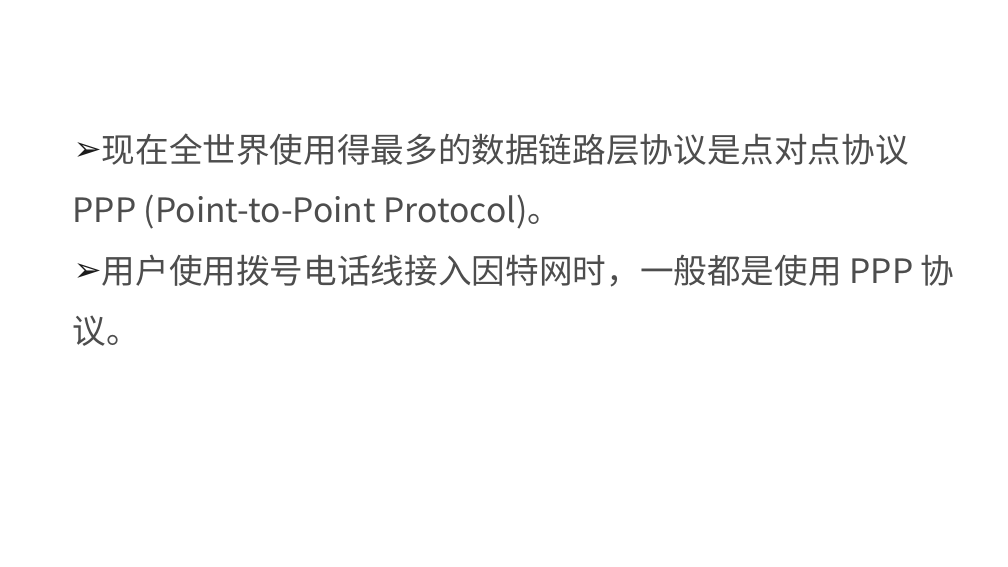
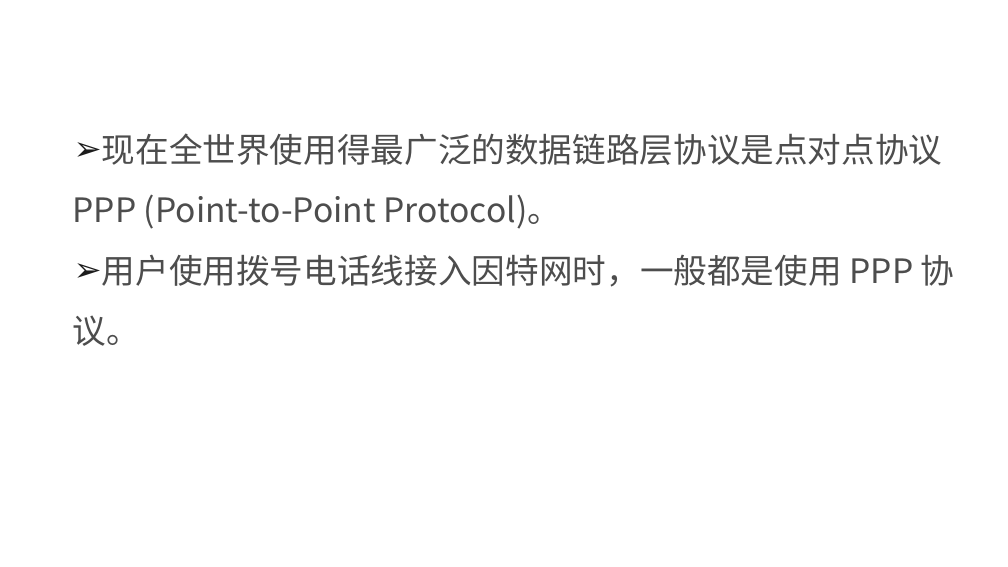
Before and after one commit to edu2act/course-NetWork, a slide deck: slide 26 of materials/slides/ch03 Data Link Layer.pptx. Drawn at 1008x567 pixels with LibreOffice and Linux fonts; fonts in the diff are those of the drawing; background and template pictures are left out. Boxes give left, top, right and bottom in pixels: in the first picture for what was removed or moved away, otherwise in the second. Text is boxed around its words. In the diff, an @@ line names an element or a change of style, - is before the commit and + after.

```diff
--- a/materials/slides/ch03 Data Link Layer.pptx
+++ b/materials/slides/ch03 Data Link Layer.pptx
@@ text at (73, 133, 943, 229): text changed @@
-➢ 现在全世界使用得最多的数据链路层协议是点对点协议 PPP (Point-to-Point Protocol)。
+➢ 现在全世界使用得最广泛的数据链路层协议是点对点协议 PPP (Point-to-Point Protocol)。
```
Also in this commit, not shown: 12 other slides changed.
